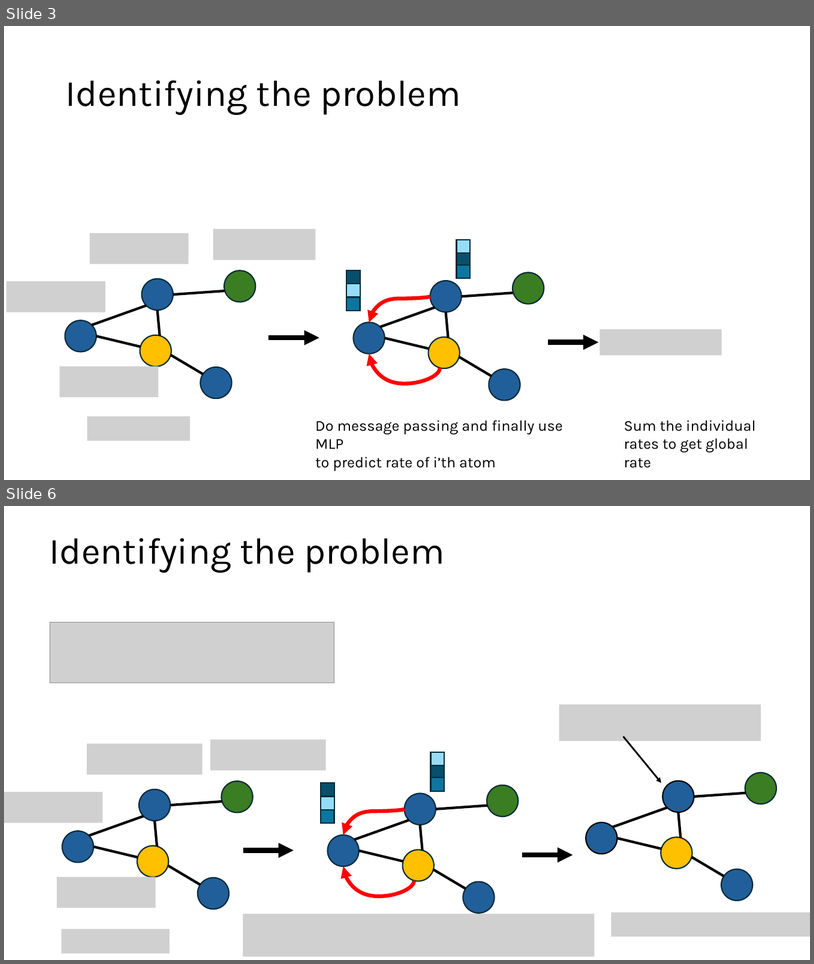
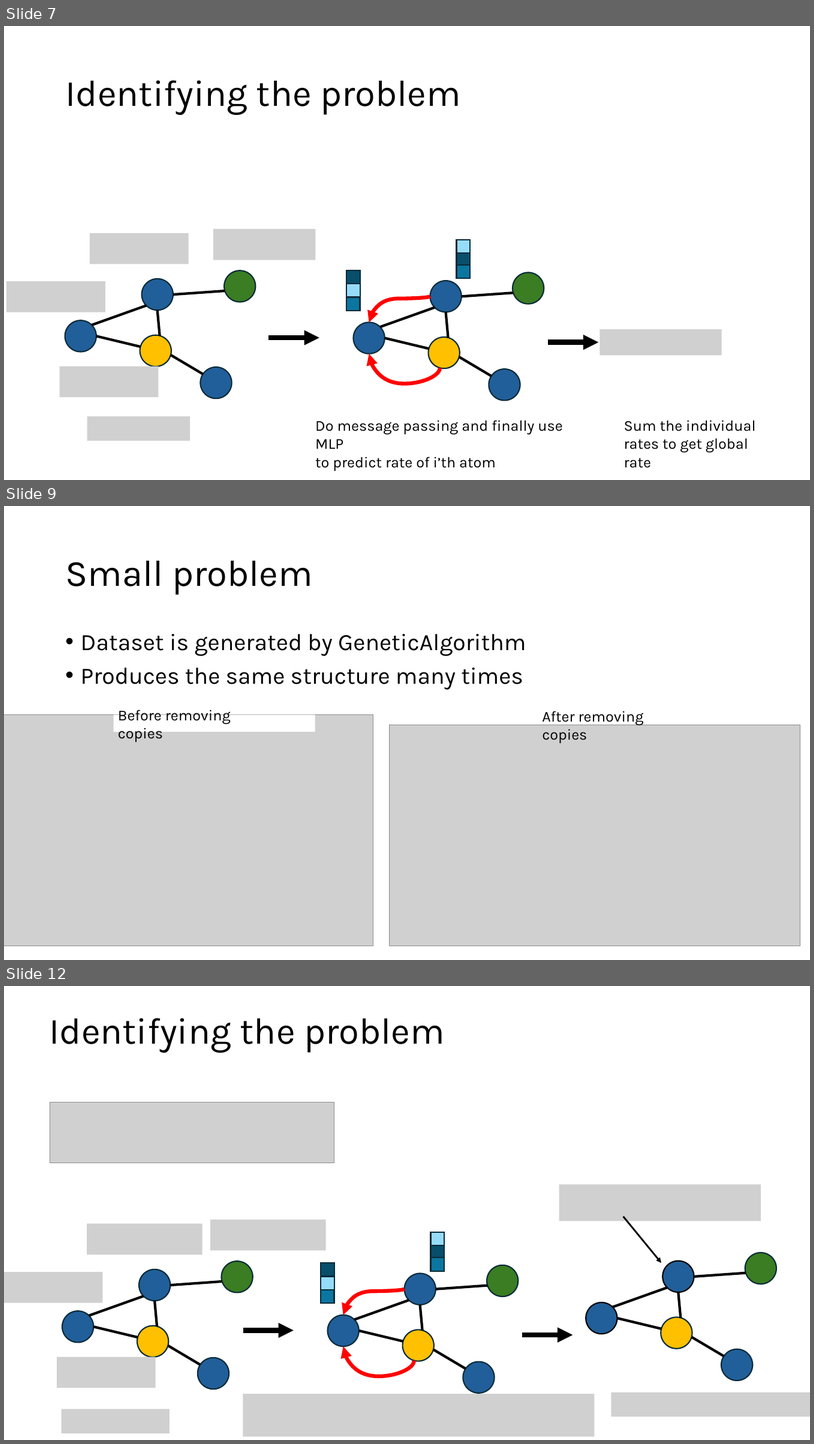
Before and after one commit to karsten3112/gen_catalyst_design, a slide deck: slides/diffusion_models4.pptx. Shown one above the other, each under a label of ours: slides 3 and 6 before the commit, slides 7, 9 and 12 after it; the slides between them are not shown. The pictures are 814x964 and 814x1444 pixels, drawn with LibreOffice and Linux fonts; fonts in the diff are those of the drawing; grey boxes stand for pictures. Boxes give left, top, right and bottom in pixels: in the first picture for what was removed or moved away, otherwise in the second. Text is boxed around its words. In the diff, an @@ line names an element or a change of style, - is before the commit and + after.

```diff
--- a/slides/diffusion_models4.pptx
+++ b/slides/diffusion_models4.pptx
@@ slide 9 added at (4,506,810,960), background #FFFFFF @@
@@ title added at (65,561,313,595), 44 pt, text #000000 @@
+Small problem
@@ text added at (81,634,526,690), 28 pt, text #000000 @@
+• Dataset is generated by GeneticAlgorithm
+• Produces the same structure many times
@@ picture added at (4,715,373,946) @@
@@ rectangle added at (113,715,315,732), fill #FFFFFF @@
@@ text added at (118,709,231,742), 18 pt, text #000000 @@
+Before removing copies
@@ text added at (542,711,644,743), 18 pt, text #000000 @@
+After removing copies
@@ picture added at (389,725,801,946) @@
@@ what was slide 3 is now slide 7 @@
@@ what was slide 6 is now slide 12 @@
```
Also in this commit, not shown: 1 slide changed, 5 other slides added, 10 other files.
